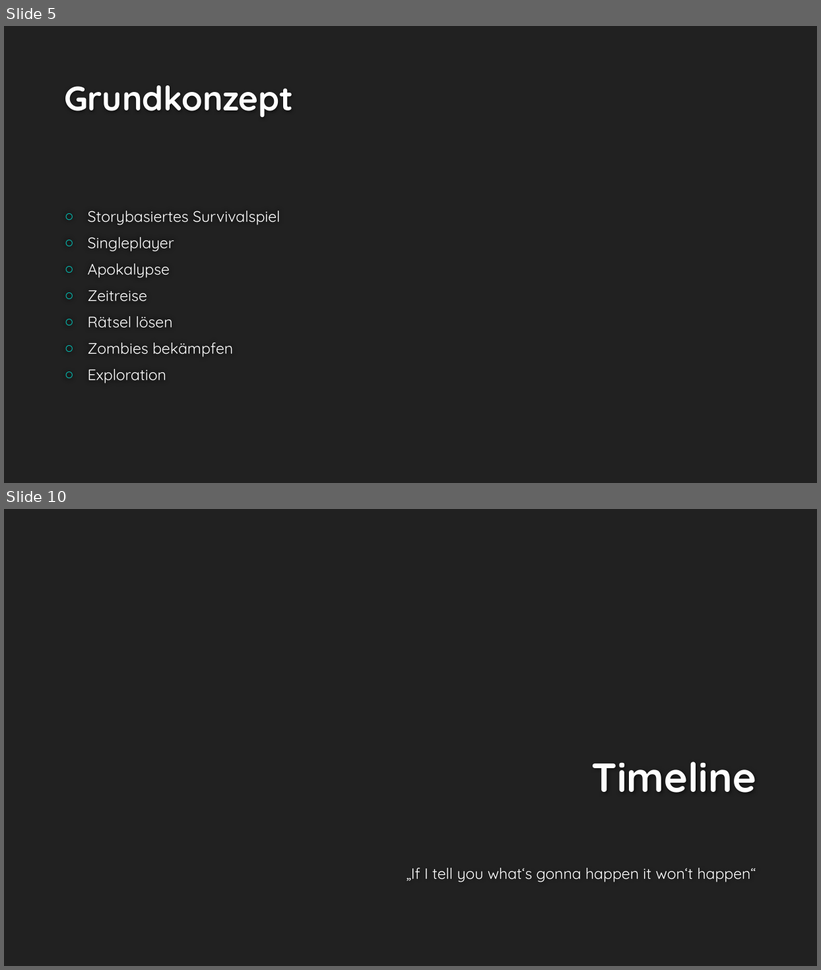
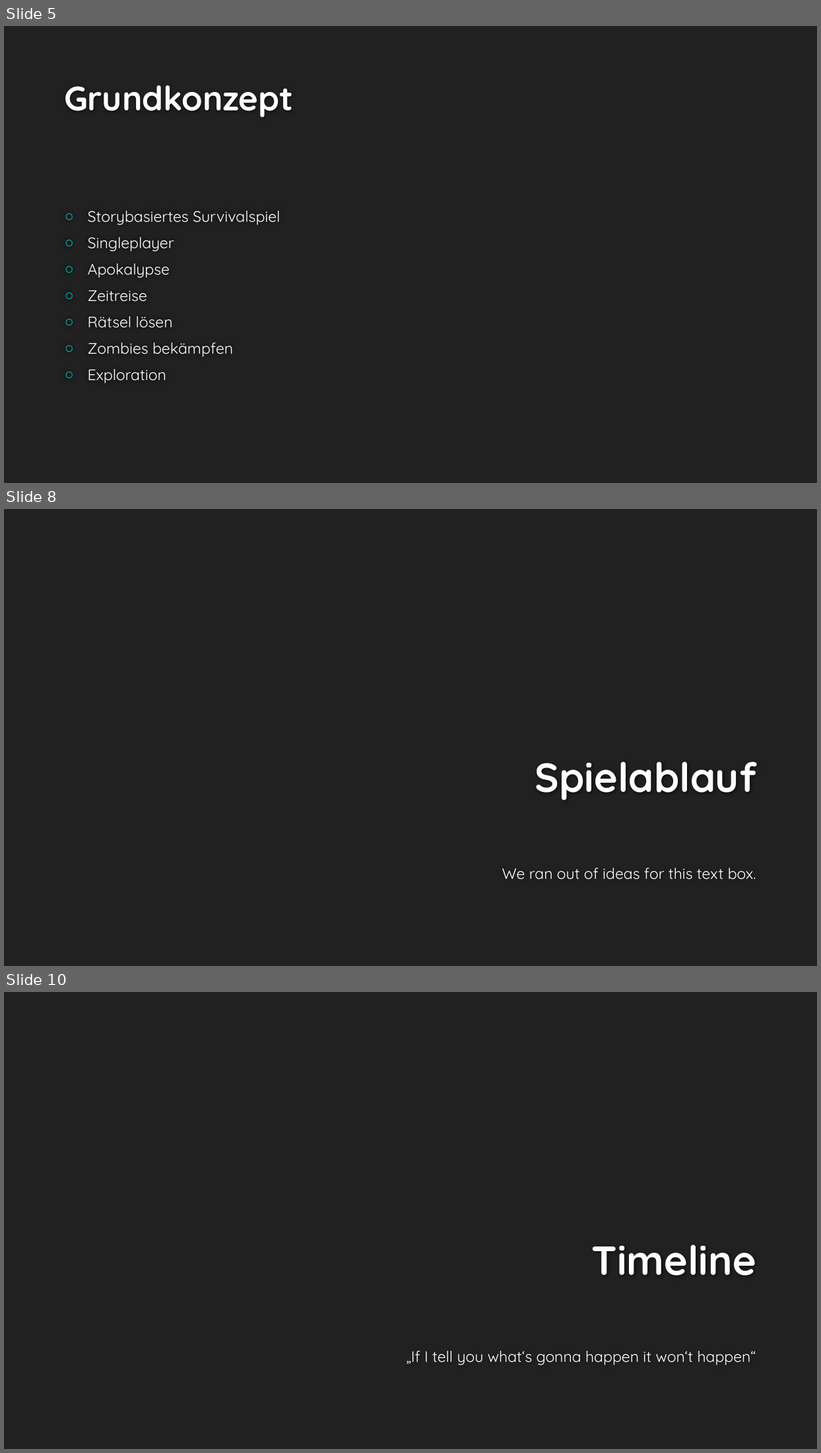
Before and after one commit to EmKaCe/DoctorWhy, a slide deck: Information/Präsentation.pptx. Shown one above the other, each under a label of ours: slides 5 and 10 before the commit, slides 5, 8 and 10 after it; the slides between them are not shown. The pictures are 821x970 and 821x1453 pixels, drawn with LibreOffice and Linux fonts; fonts in the diff are those of the drawing; background and template pictures are left out. Boxes give left, top, right and bottom in pixels: in the first picture for what was removed or moved away, otherwise in the second. Text is boxed around its words. In the diff, an @@ line names an element or a change of style, - is before the commit and + after.

```diff
--- a/Information/Präsentation.pptx
+++ b/Information/Präsentation.pptx
@@ slide 8 added at <box>4,509,817,966</box>, background #212121 @@
@@ title added at <box>535,762,756,801</box>, 48 pt, text #FEFEFE, bold @@
+Spielablauf
@@ text added at <box>502,868,756,880</box>, 18 pt, text #FFFFFF @@
+We ran out of ideas for this text box.
```
Also in this commit, not shown: 2 slides changed, 2 other slides added, 2 slides removed.
